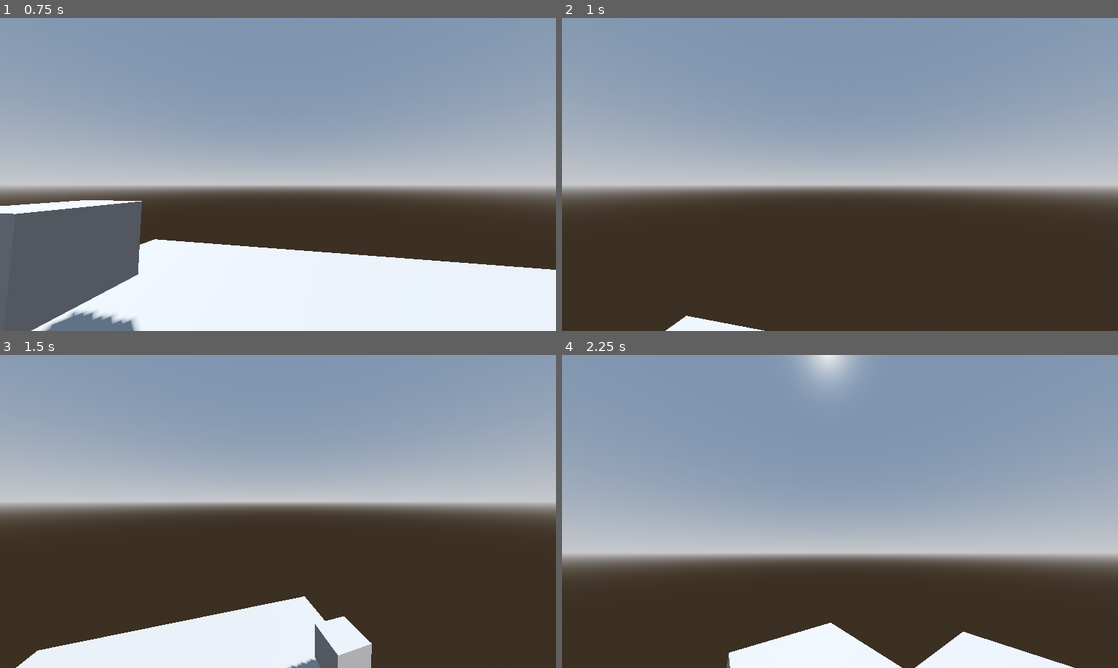
Above: before the commit, frames 1-4 (two rows, left to right).
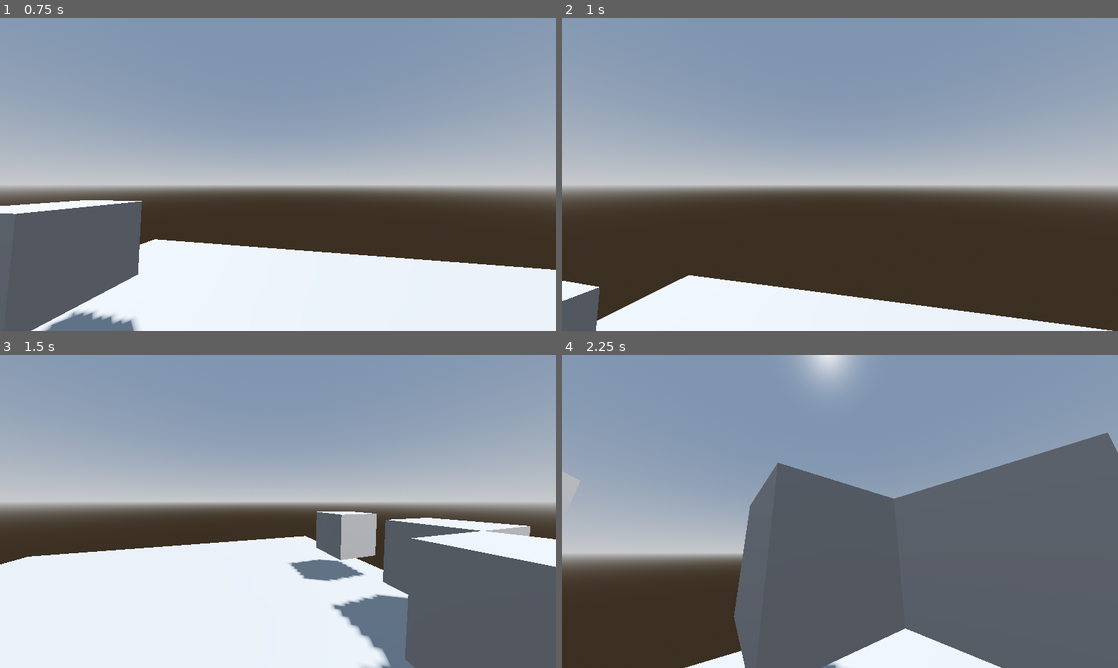
Above: after the commit, the same moments.

Repository: Rain-Gayming/Unnamed-RPG-Game
Game: Godot game, scene res://world/scenes/world_one.tscn
Same seed, same stepped clock (60 frames per second), same inputs: the game is played once before the commit and once after it.
Inputs (mouse positions are in pixels of both pictures, inside the frame that each line leads up to):
- Up to frame 1 (0.75 s): tap Enter at 0.5 s; move the mouse to (305, 174) at 0.52 s; hold W (movement_forward) from 0.53 s (still down); tap F (gameplay_interact) at 0.6 s
- Up to frame 2 (1 s): keep holding W (movement_forward); tap Space (movement_jump) at 0.77 s
- Up to frame 3 (1.5 s): keep holding W (movement_forward); move the mouse to (250, 511) at 1.27 s; click (250, 511) at 1.35 s
- Up to frame 4 (2.25 s): keep holding W (movement_forward); tap Space (movement_jump) at 1.52 s; move the mouse to (851, 505) at 2.02 s; tap Ctrl (movement_crouch) at 2.1 s

Frame 1 is identical in both runs. In frame 2, 9.1% of the frame differs, in the area x 0-99%, y 82-100%; in frame 3, 34%; in frame 4, 41%, in the area x 0-100%, y 24-100%.

Commit message:
changed the default jump height as it was too big

Diff:
--- a/unnamedrpggame/world/scenes/world_one.tscn
+++ b/unnamedrpggame/world/scenes/world_one.tscn
@@ -62,7 +62,7 @@
 sprint_speed = 8.0
 crouch_speed = 2.0
 acceleration = 16.0
-jump_height = 8.0
+jump_height = 3.5
 
 [node name="camera_holder" type="Node3D" parent="player" node_paths=PackedStringArray("player_body")]
 transform = Transform3D(1, 0, 0, 0, 1, 0, 0, 0, 1, 0, 1.75, 0)
